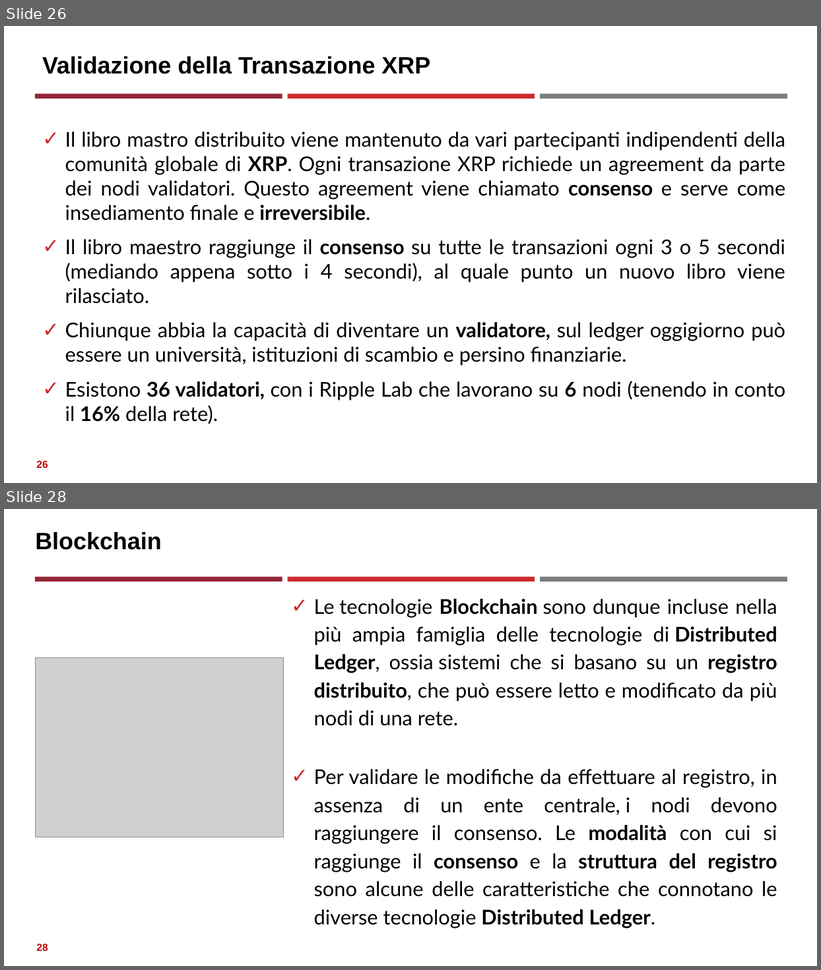
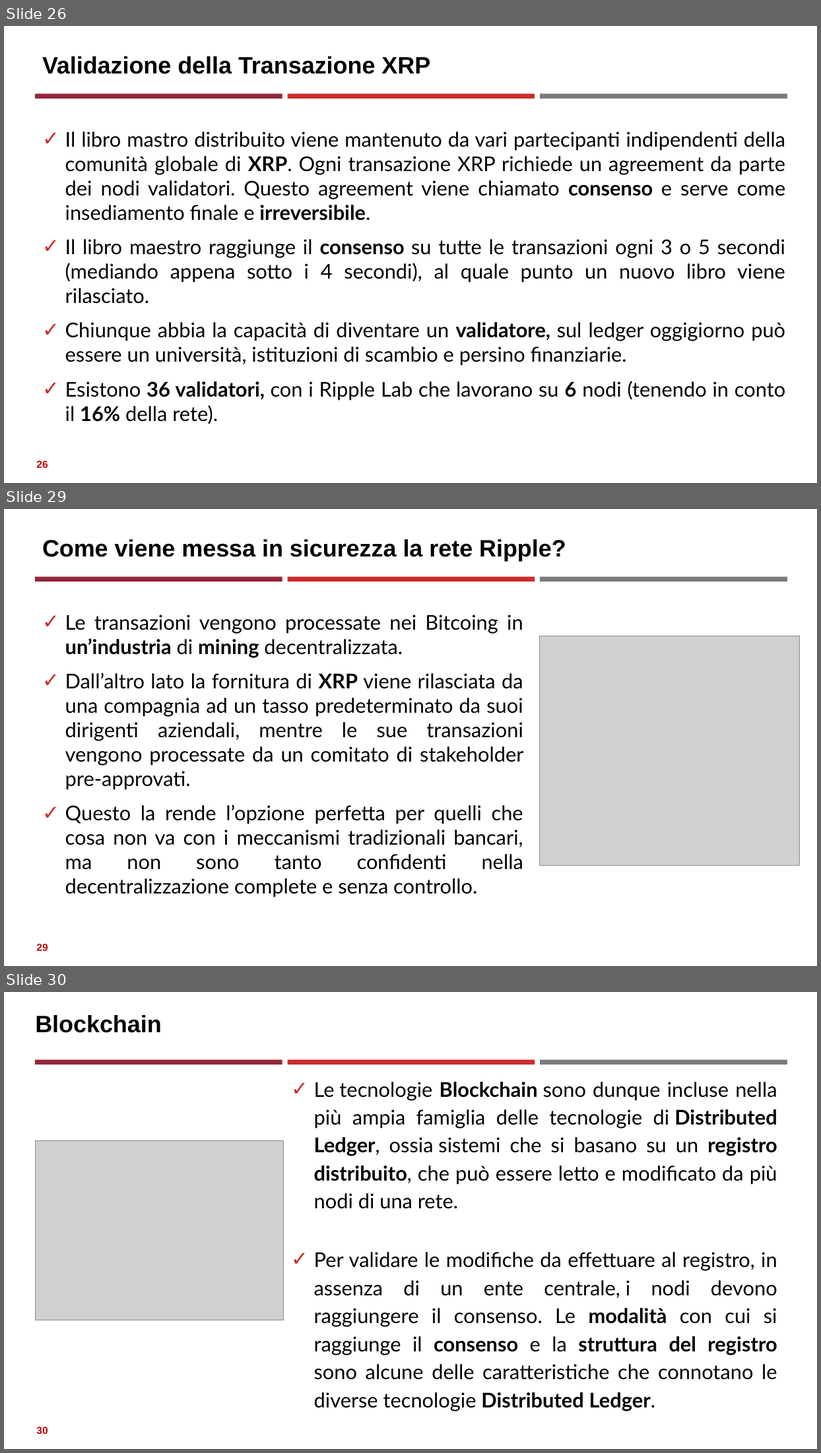
Before and after one commit to neural1977/data_science_interview_material, a slide deck: Assicurazioni/Distributed Ledger Technology_ita.pptx. Shown one above the other, each under a label of ours: slides 26 and 28 before the commit, slides 26, 29 and 30 after it; the slides between them are not shown. The pictures are 821x970 and 821x1453 pixels, drawn with LibreOffice and Linux fonts; fonts in the diff are those of the drawing; grey boxes stand for pictures. Boxes give left, top, right and bottom in pixels: in the first picture for what was removed or moved away, otherwise in the second. Text is boxed around its words. In the diff, an @@ line names an element or a change of style, - is before the commit and + after.

```diff
--- a/Assicurazioni/Distributed Ledger Technology_ita.pptx
+++ b/Assicurazioni/Distributed Ledger Technology_ita.pptx
@@ slide 29 added at (4, 509, 817, 966), background #FFFFFF; not listed: 3 template elements that a slide beside it also shows @@
@@ title added at (42, 539, 566, 561), 28 pt, text #000000, bold @@
+Come viene messa in sicurezza la rete Ripple?
@@ text added at (65, 615, 523, 898), 24 pt, text #000000 @@
+✓ Le transazioni vengono processate nei Bitcoing in un’industria di mining decentralizzata.
+✓ Dall’altro lato la fornitura di XRP viene rilasciata da una compagnia ad un tasso predeterminato da suoi dirigenti aziendali, mentre le sue transazioni vengono processate da un comitato di stakeholder pre-approvati.
+✓ Questo la rende l’opzione perfetta per quelli che cosa non va con i meccanismi tradizionali bancari, ma non sono tanto confidenti nella decentralizzazione complete e senza controllo.
@@ picture added at (539, 636, 799, 866) @@
@@ page number added at (36, 944, 48, 951), 12 pt, text #C00000, bold @@
+29
@@ what was slide 28 is now slide 30 @@
@@ page number at (36, 1427, 48, 1434): text changed @@
-28
+30
```
Also in this commit, not shown: 2 slides changed, 1 other slide added, 4 other files.
